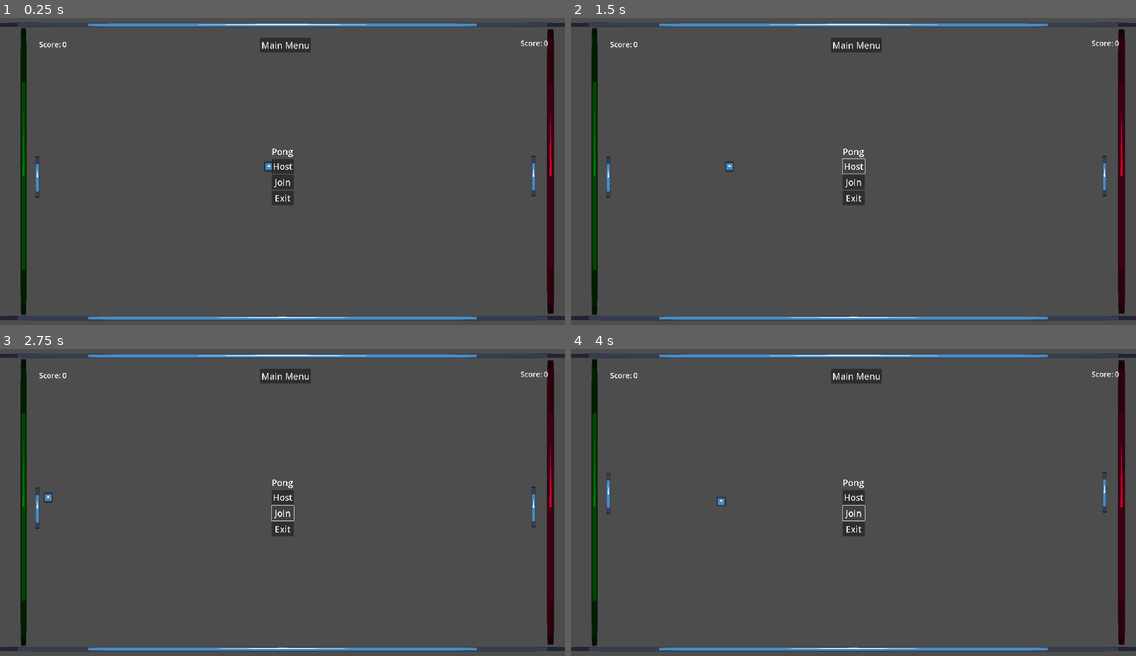
Above: before the commit, frames 1-4 (two rows, left to right).
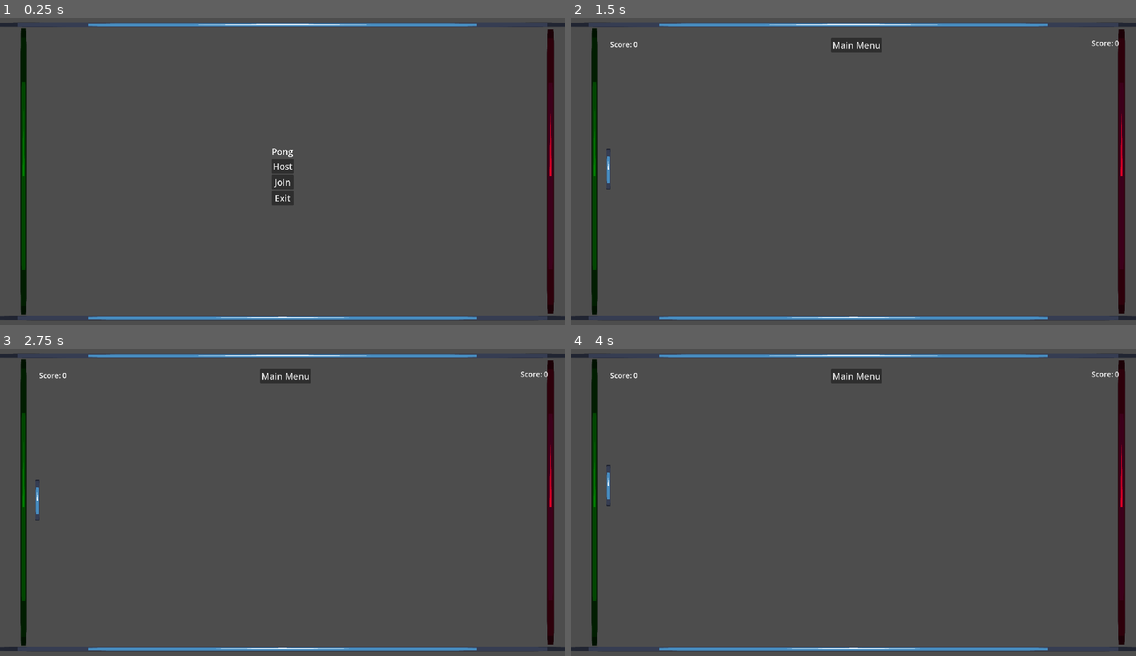
Above: after the commit, the same moments.

Repository: NickBart353/pong
Game: Godot game, scene res://scenes/main_scenes/game.tscn
The game is run twice, just before and just after one commit, with the same random seed, the same clock (stepped at 60 frames per second) and the same inputs. The engine's default icon, where the game draws it, is replaced by a stand-in: a white triangle on a blue panel in a dark square.
Inputs (mouse positions are in pixels of both pictures, inside the frame that each line leads up to):
- Up to frame 1 (0.25 s): no input
- Up to frame 2 (1.5 s): click (859, 45) at 0.5 s, where only the run before the commit has a clickable "Main Menu"; click "Host" at 1.25 s
- Up to frame 3 (2.75 s): click (282, 511) at 2 s, where only the run before the commit has a clickable "Join"
- Up to frame 4 (4 s): hold W (move_up) 2.78-3.53 s; hold S (move_down) from 3.53 s (still down)

The runs differ from the first frame. In frame 1, 0.7% of the frame differs, in the area x 6-97%, y 6-59%; in frame 2, 0.6%; in frame 3, 0.6%; in frame 4, 0.6%.

Commit message:
more stuff (i gave up)(kill me)

Diff:
--- a/scenes/main_scenes/game.tscn
+++ b/scenes/main_scenes/game.tscn
@@ -10,21 +10,36 @@
 ball_scene = ExtResource("2_3wwfn")
 player_scene = ExtResource("4_leqql")
 
+[node name="PlayerSpawner" type="MultiplayerSpawner" parent="."]
+_spawnable_scenes = PackedStringArray("uid://qet1tfjqc86l")
+spawn_path = NodePath("../Players")
+spawn_limit = 2
+
+[node name="BallSpawner" type="MultiplayerSpawner" parent="."]
+_spawnable_scenes = PackedStringArray("uid://bkgsgplmdrdk4")
+spawn_path = NodePath("..")
+spawn_limit = 1
+
 [node name="Map" parent="." instance=ExtResource("3_t5sjj")]
 
-[node name="PlayerSpawnPath" type="Node2D" parent="."]
+[node name="PlayerSpawnPoints" type="Node2D" parent="."]
 
-[node name="Player" parent="PlayerSpawnPath" instance=ExtResource("4_leqql")]
-position = Vector2(127, 546)
+[node name="PlayerOneSpawn" type="Marker2D" parent="PlayerSpawnPoints"]
+position = Vector2(127, 519)
 
-[node name="Player2" parent="PlayerSpawnPath" instance=ExtResource("4_leqql")]
-position = Vector2(1813, 542)
+[node name="PlayerTwoSpawn" type="Marker2D" parent="PlayerSpawnPoints"]
+position = Vector2(1829, 513)
 
-[node name="BallSpawnPath" type="Node2D" parent="."]
+[node name="BallSpawnPoint" type="Node2D" parent="."]
+position = Vector2(-175, 243)
+
+[node name="Marker2D" type="Marker2D" parent="BallSpawnPoint"]
+position = Vector2(1160, 264)
 
 [node name="UI" type="CanvasLayer" parent="."]
 
 [node name="HUD" type="Control" parent="UI"]
+visible = false
 layout_mode = 3
 anchors_preset = 15
 anchor_right = 1.0
@@ -105,6 +120,10 @@
 theme_override_font_sizes/font_size = 30
 text = "Exit"
 
+[node name="Players" type="Node" parent="."]
+
+[node name="Ball" type="Node" parent="."]
+
 [connection signal="pressed" from="UI/HUD/MainMenu" to="." method="_on_button_pressed"]
 [connection signal="pressed" from="UI/MainMenu/VBoxContainer/Server" to="." method="_on_server_pressed"]
 [connection signal="pressed" from="UI/MainMenu/VBoxContainer/Client" to="." method="_on_client_pressed"]
--- a/scenes/sub_scenes/ball.tscn
+++ b/scenes/sub_scenes/ball.tscn
@@ -1,13 +1,21 @@
-[gd_scene load_steps=4 format=3 uid="uid://bkgsgplmdrdk4"]
+[gd_scene load_steps=5 format=3 uid="uid://bkgsgplmdrdk4"]
 
 [ext_resource type="Texture2D" uid="uid://f0utvxt0fri5" path="res://icon.svg" id="1_7s4qf"]
 [ext_resource type="Script" uid="uid://nr5m628p2ysr" path="res://scripts/ball.gd" id="1_cxlvu"]
+
+[sub_resource type="SceneReplicationConfig" id="SceneReplicationConfig_cajdm"]
+properties/0/path = NodePath(".:position")
+properties/0/spawn = true
+properties/0/replication_mode = 1
 
 [sub_resource type="RectangleShape2D" id="RectangleShape2D_cxlvu"]
 size = Vector2(32, 34)
 
 [node name="Ball" type="CharacterBody2D" groups=["ball"]]
 script = ExtResource("1_cxlvu")
+
+[node name="MultiplayerSynchronizer" type="MultiplayerSynchronizer" parent="."]
+replication_config = SubResource("SceneReplicationConfig_cajdm")
 
 [node name="Icon" type="Sprite2D" parent="."]
 position = Vector2(16, 16.999998)
--- a/scenes/sub_scenes/player.tscn
+++ b/scenes/sub_scenes/player.tscn
@@ -1,7 +1,12 @@
-[gd_scene load_steps=4 format=3 uid="uid://qet1tfjqc86l"]
+[gd_scene load_steps=5 format=3 uid="uid://qet1tfjqc86l"]
 
 [ext_resource type="Script" uid="uid://hnaannyved2f" path="res://scripts/player.gd" id="1_3vyb7"]
 [ext_resource type="Texture2D" uid="uid://f0utvxt0fri5" path="res://icon.svg" id="2_g2els"]
+
+[sub_resource type="SceneReplicationConfig" id="SceneReplicationConfig_ng1sd"]
+properties/0/path = NodePath(".:position")
+properties/0/spawn = true
+properties/0/replication_mode = 1
 
 [sub_resource type="RectangleShape2D" id="RectangleShape2D_u8vuu"]
 size = Vector2(15, 140)
@@ -9,6 +14,9 @@
 [node name="Player" type="CharacterBody2D"]
 script = ExtResource("1_3vyb7")
 
+[node name="MultiplayerSynchronizer" type="MultiplayerSynchronizer" parent="."]
+replication_config = SubResource("SceneReplicationConfig_ng1sd")
+
 [node name="Icon" type="Sprite2D" parent="."]
 scale = Vector2(0.11718749, 1.09375)
 texture = ExtResource("2_g2els")
--- a/scripts/ball.gd
+++ b/scripts/ball.gd
@@ -1,17 +1,23 @@
+class_name Ball
 extends CharacterBody2D
 
 var collision_data
 
+signal change_direction()
+
 func _ready():
-	var random = randi_range(-1,1)
-	while random == 0:
-		random = randi_range(-1,1)
-	velocity = Vector2(300 * random,0)
-	global_position.x = 968.0
-	global_position.y = 493.0
+	change_direction.connect(pick_direction)
+	if is_multiplayer_authority():
+		pick_direction()
 
 func _physics_process(delta):
 	collision_data = move_and_collide(velocity * delta)
 	if collision_data:
 		velocity.y += randf_range(-200, 200)
 		velocity = velocity.bounce(collision_data.get_normal())
+
+func pick_direction():
+	var random = randi_range(-1,1)
+	while random == 0:
+		random = randi_range(-1,1)
+	velocity = Vector2(300 * random,0)
--- a/scripts/game.gd
+++ b/scripts/game.gd
@@ -3,16 +3,25 @@
 @export var ball_scene : PackedScene
 @export var player_scene : PackedScene
 
+@onready var main_menu = $UI/MainMenu
+@onready var hud = $UI/HUD
+
 signal goal_scored(goal)
 var left_side_score
 var right_side_score
-var player_list : Array
+var player_list : Array[Player]
 var peer: ENetMultiplayerPeer = ENetMultiplayerPeer.new()
+var game_started = false
 
-@onready var PlayerSpawnPath = $PlayerSpawnPath
+func _process(_delta: float) -> void:
+	if $Players.get_children().size() == 2 and not game_started:
+		game_started = true
+		print("hello world")
+		reset_game()
 
 func _ready():
-	reset_game()
+	$PlayerSpawner.spawn_function = add_player
+	$BallSpawner.spawn_function = reset_ball
 	goal_scored.connect(_count_goal)
 
 func _count_goal(goal):
@@ -24,35 +33,63 @@
 		print(goal, " ", left_side_score)
 	reset_ball()
 	update_score()
-	reset_players()
+	reset_player_position()
 
 func reset_game():
 	left_side_score = 0
 	right_side_score = 0
 	reset_ball()
-	reset_players()
+	reset_player_position()
 
 func reset_ball():
 	var ball = ball_scene.instantiate()
-	get_tree().current_scene.call_deferred("add_child", ball)
+	#get_tree().current_scene.call_deferred("add_child", ball)
+	add_child(ball, true)
+	ball.global_position = $BallSpawnPoint/Marker2D.global_position
 
 func update_score():
 	$UI/HUD/LeftScore.text = "Score: {0}".format([left_side_score])
 	$UI/HUD/RightScore.text = "Score: {0}".format([right_side_score])
 
-func reset_players():
-	player_list = PlayerSpawnPath.get_children()
+func reset_player_position():
 	for player in player_list:
-		player.reset_position()
+		if player.name == "1":
+			player.global_position = $PlayerSpawnPoints/PlayerOneSpawn.global_position
+		else:
+			player.global_position = $PlayerSpawnPoints/PlayerTwoSpawn.global_position
 
 func _on_button_pressed() -> void:
 	reset_game() # MAIN MENU
 
 func _on_server_pressed() -> void:
-	pass # Replace with function body.
+	peer.create_server(25565)
+	multiplayer.multiplayer_peer = peer
+
+	multiplayer.peer_connected.connect(
+		func(pid):
+			print("Player: {0} connected!".format([pid]))
+			$PlayerSpawner.spawn(pid)
+	)
+	$PlayerSpawner.spawn(multiplayer.get_unique_id())
+	main_menu.hide()
+	hud.show()
 
 func _on_client_pressed() -> void:
-	pass # Replace with function body.
+	peer.create_client("localhost", 25565)
+	multiplayer.multiplayer_peer = peer
+	main_menu.hide()
+	hud.show()
 
 func _on_exit_pressed() -> void:
 	get_tree().quit()
+
+func add_player(pid: int):
+	var player = player_scene.instantiate()
+	player.name = str(pid)
+
+	if player.name == "1":
+		player.global_position = $PlayerSpawnPoints/PlayerOneSpawn.global_position
+	else:
+		player.global_position = $PlayerSpawnPoints/PlayerTwoSpawn.global_position
+
+	return player
--- a/scripts/player.gd
+++ b/scripts/player.gd
@@ -4,7 +4,11 @@
 const SPEED = 10000.0
 var direction
 
+func _enter_tree():
+	set_multiplayer_authority(int(str(name)))
+
 func _physics_process(delta: float) -> void:
+	if not is_multiplayer_authority(): return
 	if Input.is_action_pressed("move_up"):
 		direction = Vector2(0,-1)
 	elif Input.is_action_pressed("move_down"):
